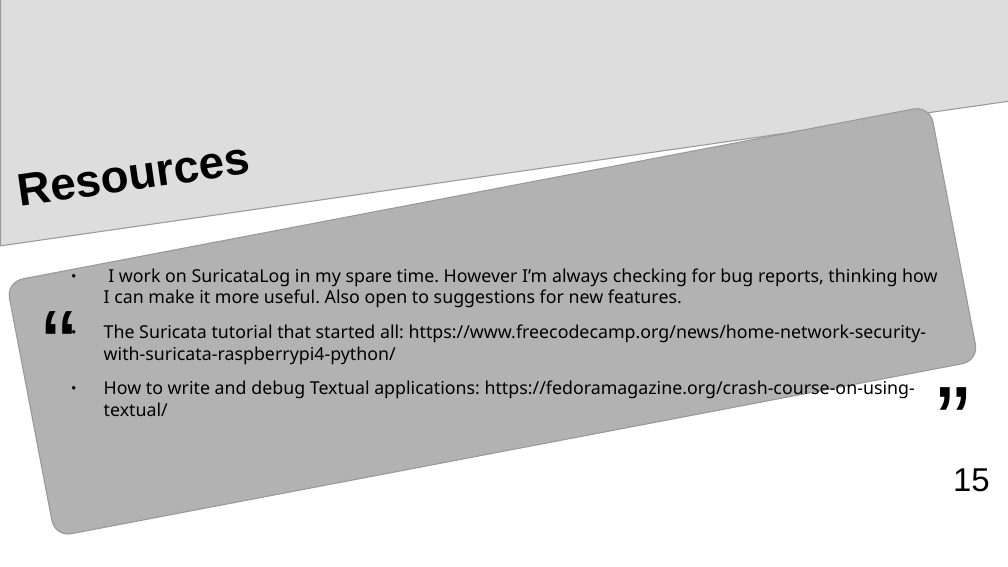
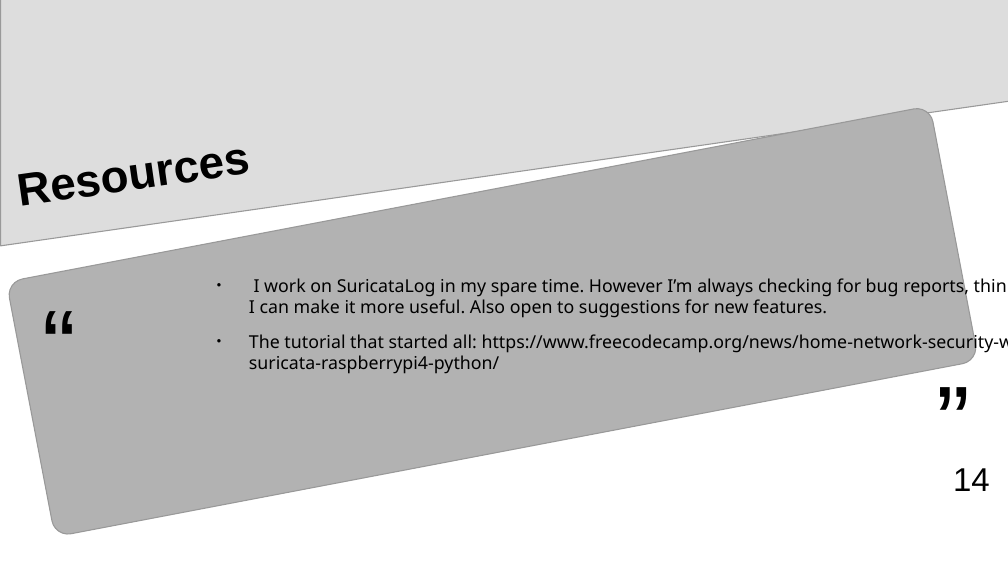
Before and after one commit to josevnz/SuricataLog, a slide deck: slide 14 of pre_SuriCon_2024/SuricataLog.odp (slide 15 before the commit). Drawn at 1008x567 pixels with LibreOffice and Linux fonts; fonts in the diff are those of the drawing. Boxes give left, top, right and bottom in pixels: in the first picture for what was removed or moved away, otherwise in the second. Text is boxed around its words. In the diff, an @@ line names an element or a change of style, - is before the commit and + after.

```diff
--- a/pre_SuriCon_2024/SuricataLog.odp
+++ b/pre_SuriCon_2024/SuricataLog.odp
@@ text "I work on SuricataLog in ...": place and size @@
-text "I work on SuricataLog in ..." at bbox=[104, 268, 937, 416]
+text "I work on SuricataLog in ..." at bbox=[249, 275, 1008, 374]
@@ text at bbox=[249, 331, 1008, 374]: text changed @@
-● The Suricata tutorial that started all: https://www.freecodecamp.org/news/home-network-security-with-suricata-raspberrypi4-python/
-● How to write and debug Textual applications: https://fedoramagazine.org/crash-course-on-using-textual/
+● The tutorial that started all: https://www.freecodecamp.org/news/home-network-security-with-suricata-raspberrypi4-python/
@@ page number at bbox=[953, 468, 990, 491]: text changed @@
-15
+14
```
Also in this commit, not shown: 5 other slides changed, 1 slide removed.
